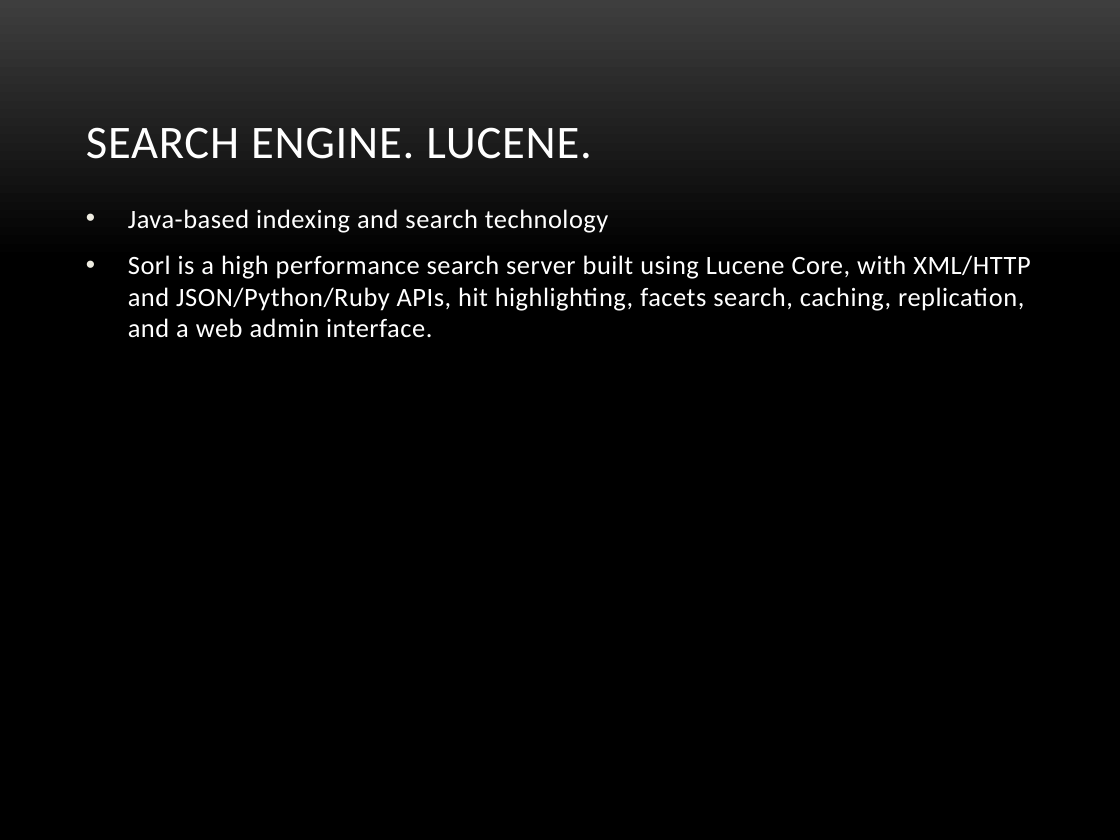
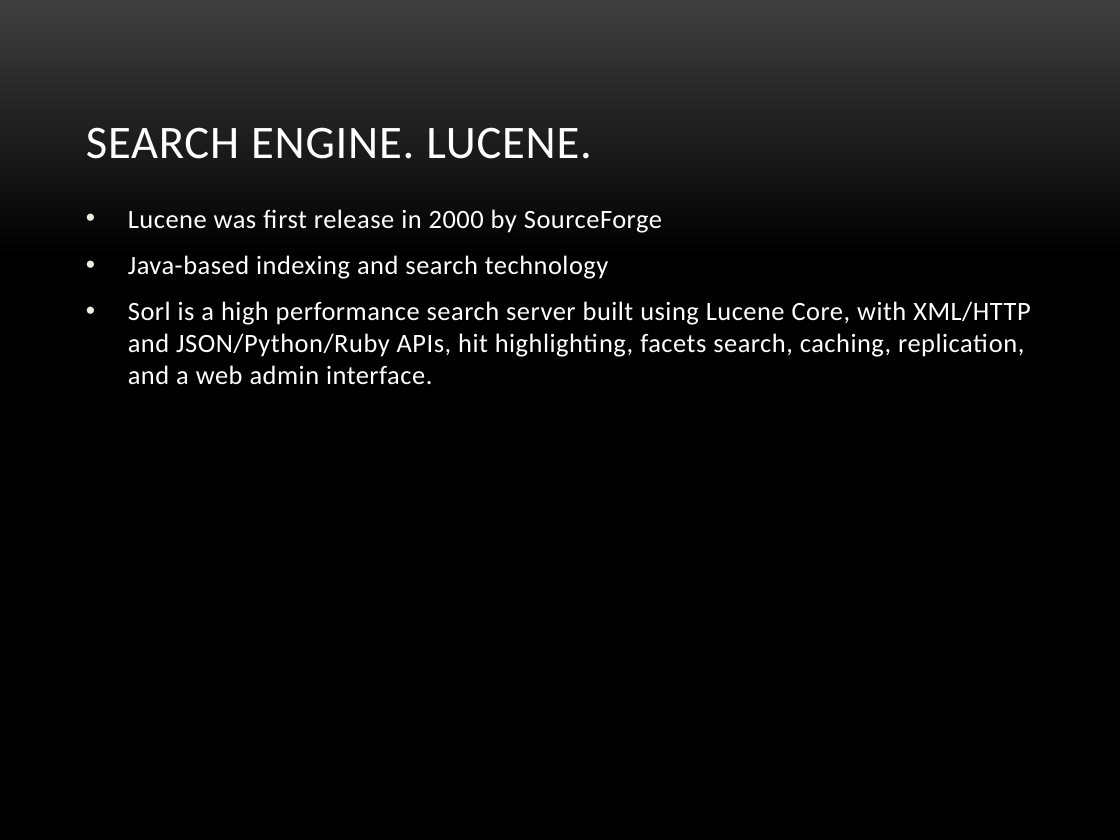
Before and after one commit to veravira/data-logger, a slide deck: slide 3 of es.pptx. Drawn at 1120x840 pixels with LibreOffice and Linux fonts; fonts in the diff are those of the drawing; background and template pictures are left out. Boxes give left, top, right and bottom in pixels: in the first picture for what was removed or moved away, otherwise in the second. Text is boxed around its words. In the diff, an @@ line names an element or a change of style, - is before the commit and + after.

```diff
--- a/es.pptx
+++ b/es.pptx
@@ text at (128,209,662,233): paragraph added @@
+• Lucene was first release in 2000 by SourceForge
```
Also in this commit, not shown: 4 other slides changed, 1 slide removed, 1 other file.
